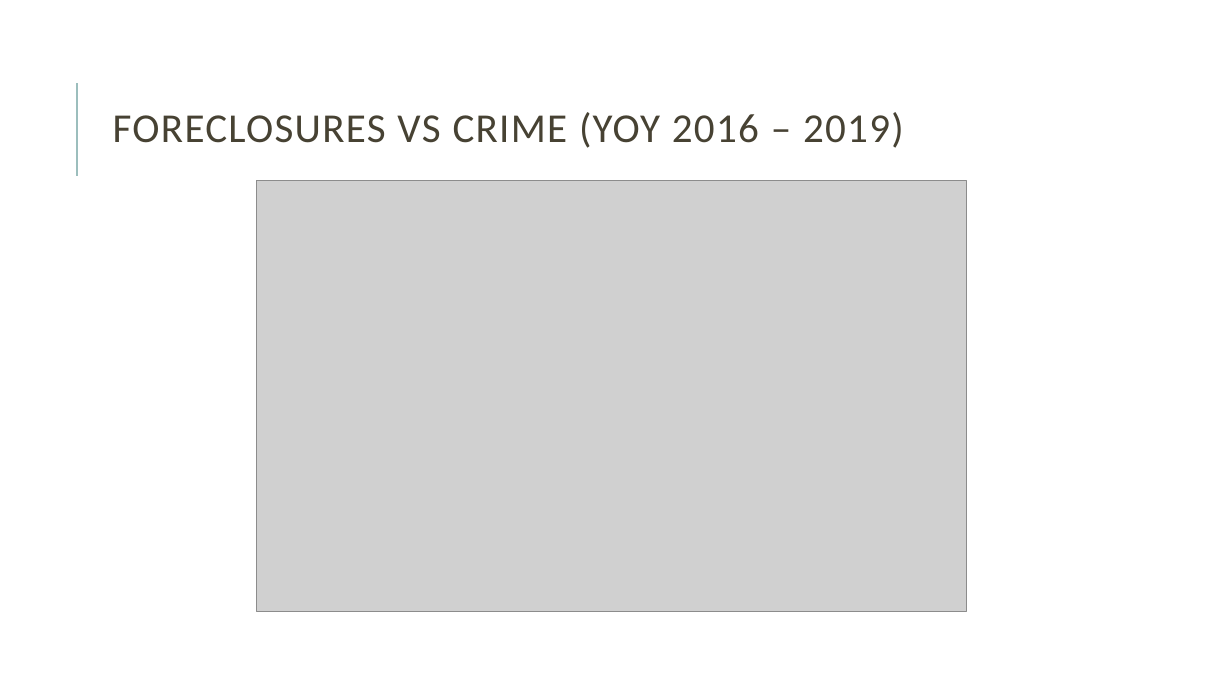
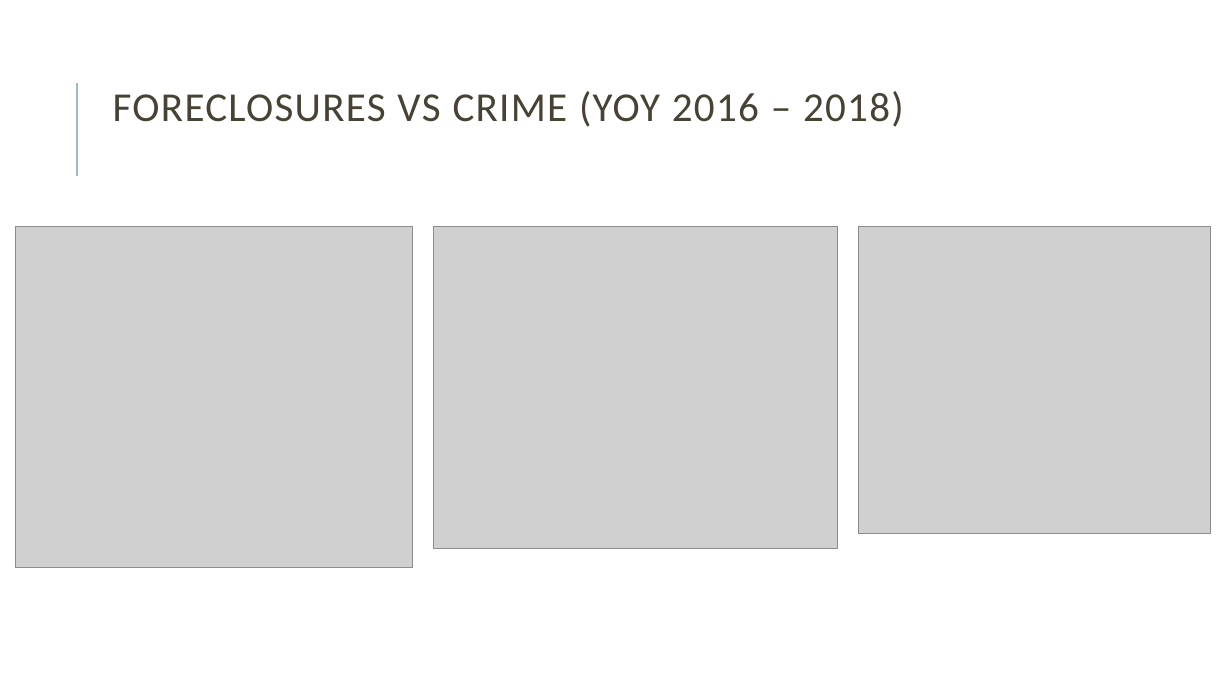
Before and after one commit to rks7255/RUTGProject1, a slide deck: slide 6 of Reena/Presentation Final Draft.pptx (slide 5 before the commit). Drawn at 1232x693 pixels with LibreOffice and Linux fonts; fonts in the diff are those of the drawing; grey boxes stand for pictures. Boxes give left, top, right and bottom in pixels: in the first picture for what was removed or moved away, otherwise in the second. Text is boxed around its words. In the diff, an @@ line names an element or a change of style, - is before the commit and + after.

```diff
--- a/Reena/Presentation Final Draft.pptx
+++ b/Reena/Presentation Final Draft.pptx
@@ title at bbox=[113, 91, 904, 127]: text changed @@
-FORECLOSURES VS CRIME (YOY 2016 – 2019)
+FORECLOSURES VS CRIME (YOY 2016 – 2018)
@@ picture removed at bbox=[257, 181, 967, 612] @@
@@ picture added at bbox=[16, 226, 413, 568] @@
@@ picture added at bbox=[434, 226, 837, 549] @@
@@ picture added at bbox=[859, 226, 1212, 533] @@
```
Also in this commit, not shown: 4 other slides changed, 5 slides added, 1 slide removed.
